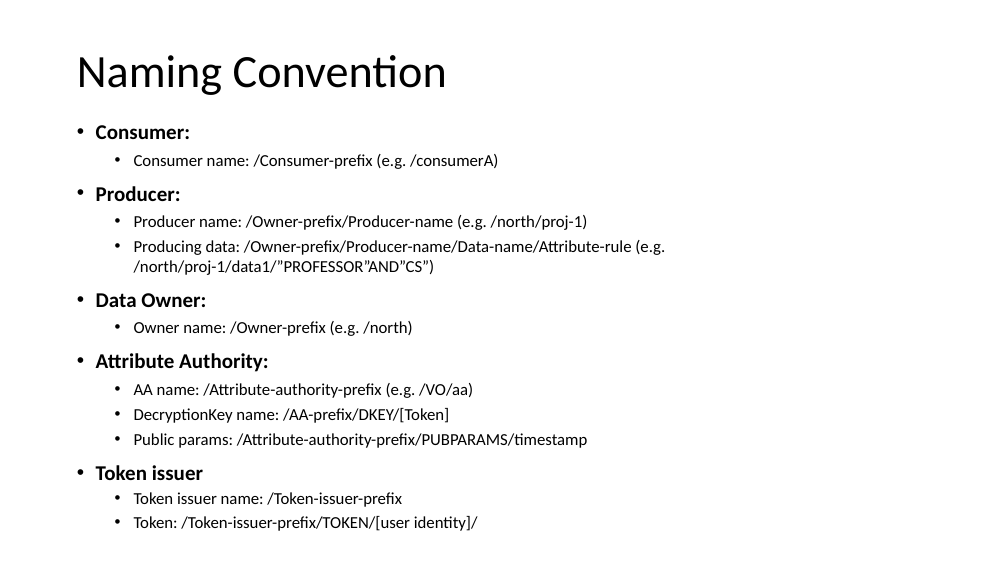
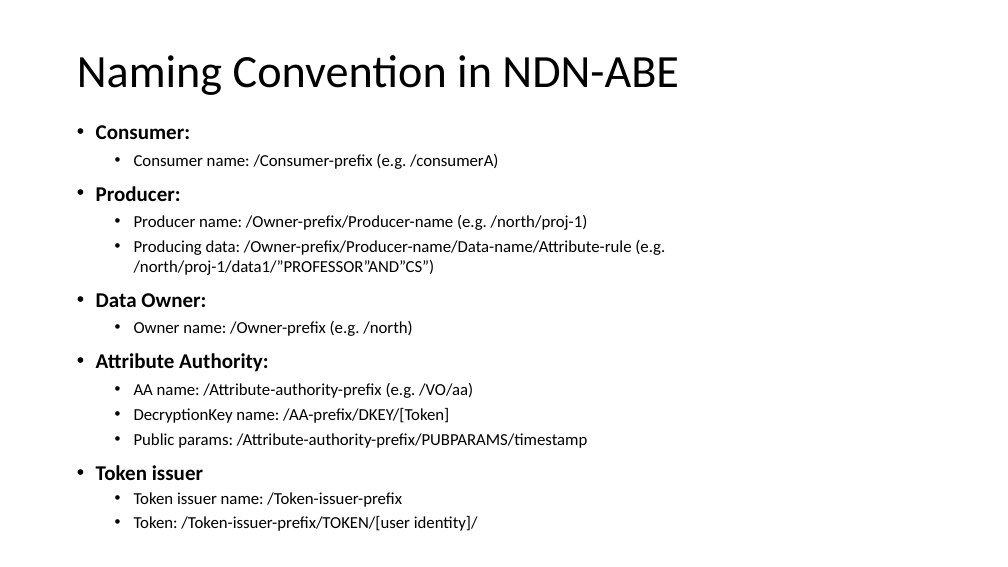
Before and after one commit to UCLA-IRL/NAC-ABE, a slide deck: slide 1 of docs/Naming-Packets.pptx. Drawn at 1008x567 pixels with LibreOffice and Linux fonts; fonts in the diff are those of the drawing. Boxes give left, top, right and bottom in pixels: in the first picture for what was removed or moved away, otherwise in the second. Text is boxed around its words. In the diff, an @@ line names an element or a change of style, - is before the commit and + after.

```diff
--- a/docs/Naming-Packets.pptx
+++ b/docs/Naming-Packets.pptx
@@ title at [77,55,678,95]: text changed @@
-Naming Convention
+Naming Convention in NDN-ABE
```
Also in this commit, not shown: 3 other files.
